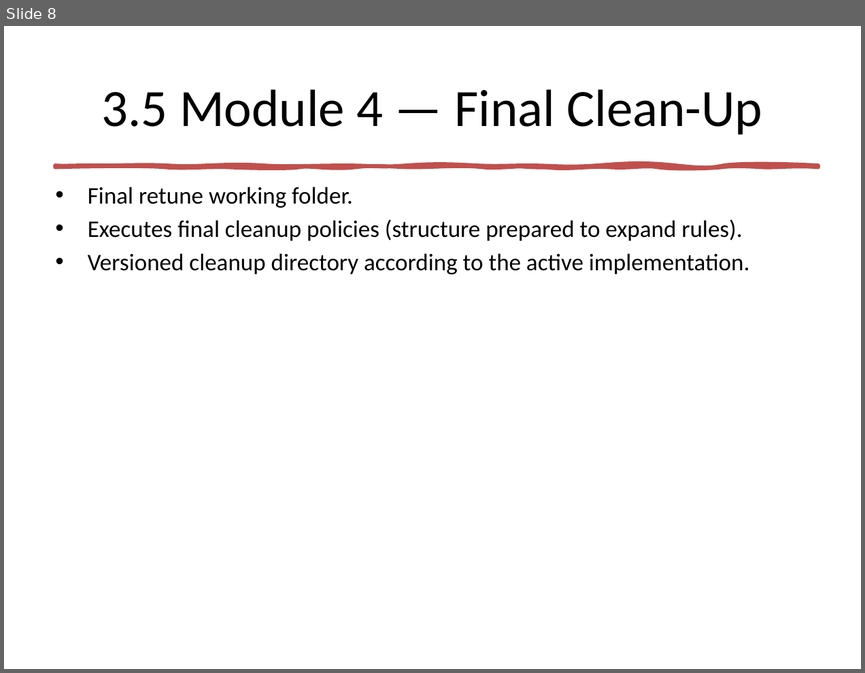
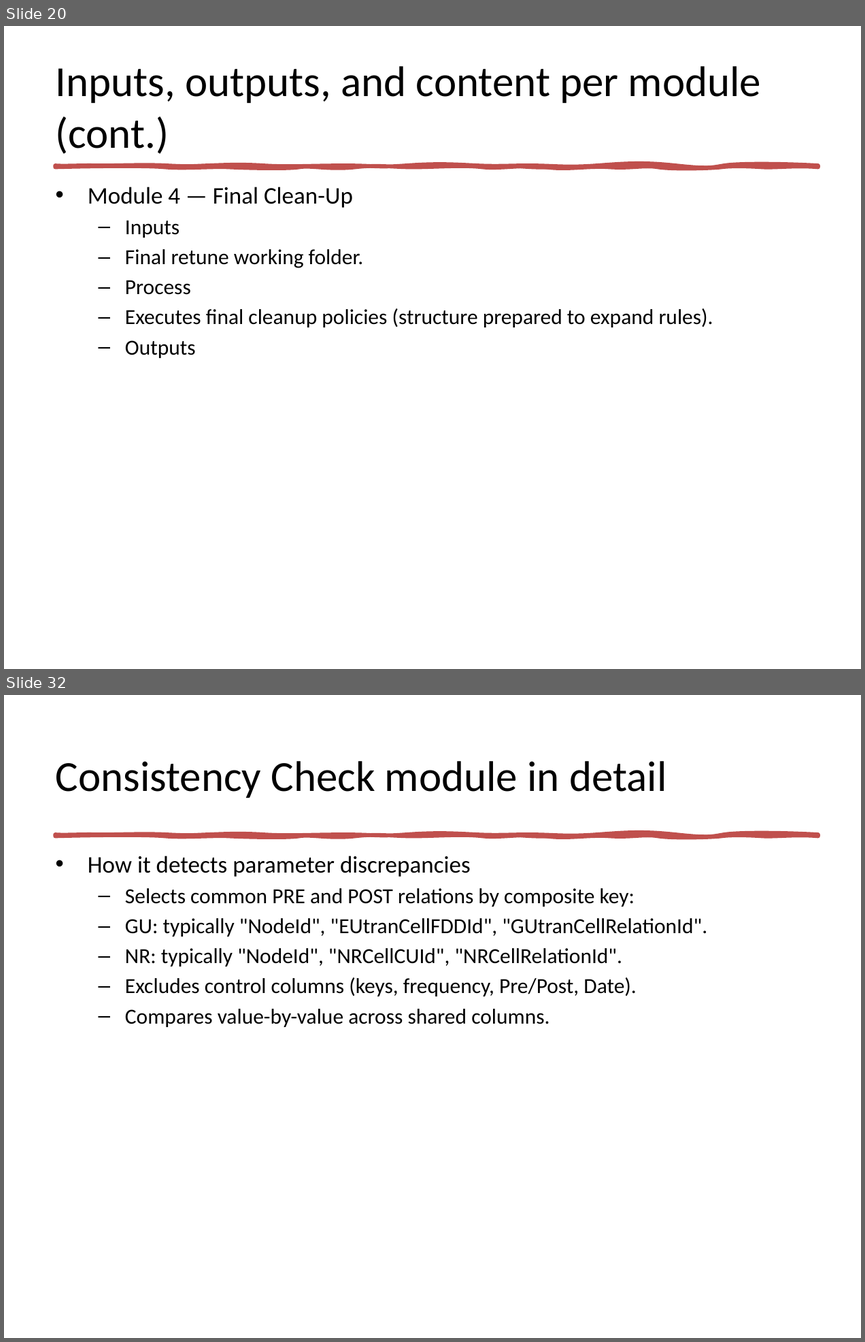
Before and after one commit to jaimetur/SSB_RetuningAutomations, a slide deck: help/SSB-Retuning-Automations-User-Guide-v0.7.1.pptx. Shown one above the other, each under a label of ours: slide 8 before the commit, slides 20 and 32 after it; the slides between them are not shown. The pictures are 865x673 and 865x1342 pixels, drawn with LibreOffice and Linux fonts; fonts in the diff are those of the drawing. Boxes give left, top, right and bottom in pixels: in the first picture for what was removed or moved away, otherwise in the second. Text is boxed around its words. In the diff, an @@ line names an element or a change of style, - is before the commit and + after.

```diff
--- a/help/SSB-Retuning-Automations-User-Guide-v0.7.1.pptx
+++ b/help/SSB-Retuning-Automations-User-Guide-v0.7.1.pptx
@@ slide 32 added at (4,695,861,1338), background #FFFFFF; not listed: 1 template element that a slide beside it also shows @@
@@ title added at (56,761,666,798), 36 pt, text #000000 @@
+Consistency Check module in detail
@@ text added at (88,855,707,1027), 18 pt, text #000000 @@
+• How it detects parameter discrepancies
+  – Selects common PRE and POST relations by composite key:
+  – GU: typically "NodeId", "EUtranCellFDDId", "GUtranCellRelationId".
+  – NR: typically "NodeId", "NRCellCUId", "NRCellRelationId".
+  – Excludes control columns (keys, frequency, Pre/Post, Date).
+  – Compares value-by-value across shared columns.
@@ what was slide 8 is now slide 20 @@
@@ slide 20 changed as well @@
@@ title at (56,66,761,154): text changed; size 44 to 36 pt @@
-3.5 Module 4 — Final Clean-Up
+Inputs, outputs, and content per module (cont.)
@@ text at (88,186,353,237): paragraphs added @@
+• Module 4 — Final Clean-Up
+  – Inputs
@@ text at (125,249,713,327): size 20 to 18 pt in "Final retune working folder.", "Executes final cleanup policies (structure prepared to ..."; bullet • to –; list level 1 to 2 in "Final retune working folder."; list level 1 to 2 in "Executes final cleanup policies (structure ..." @@
@@ text at (125,280,191,295): paragraph added @@
+  – Process
@@ text at (125,340,196,358): text changed; size 20 to 18 pt @@
-• Versioned cleanup directory according to the active implementation.
+  – Outputs
```
Also in this commit, not shown: 6 other slides changed, 33 other slides added, 1 slide removed, 5 other files.
